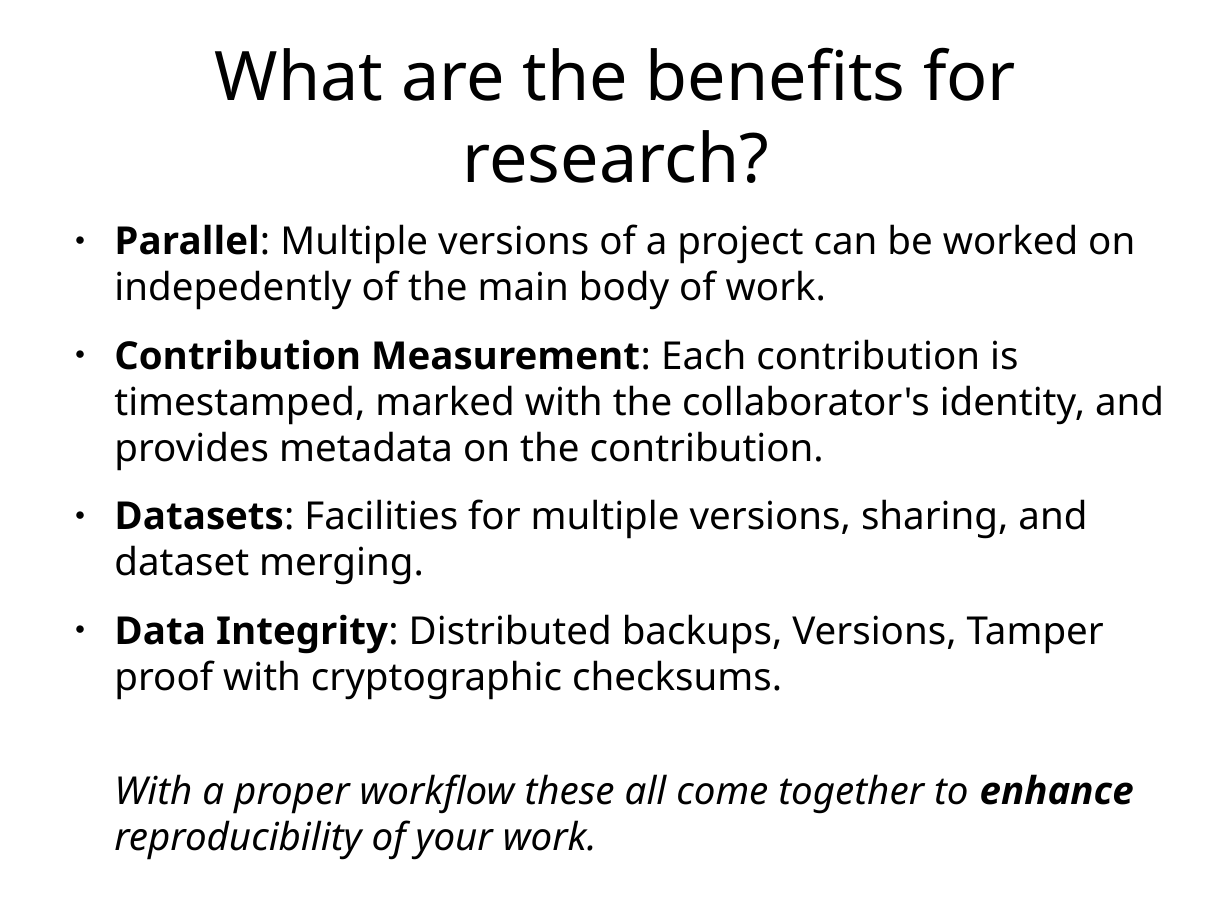
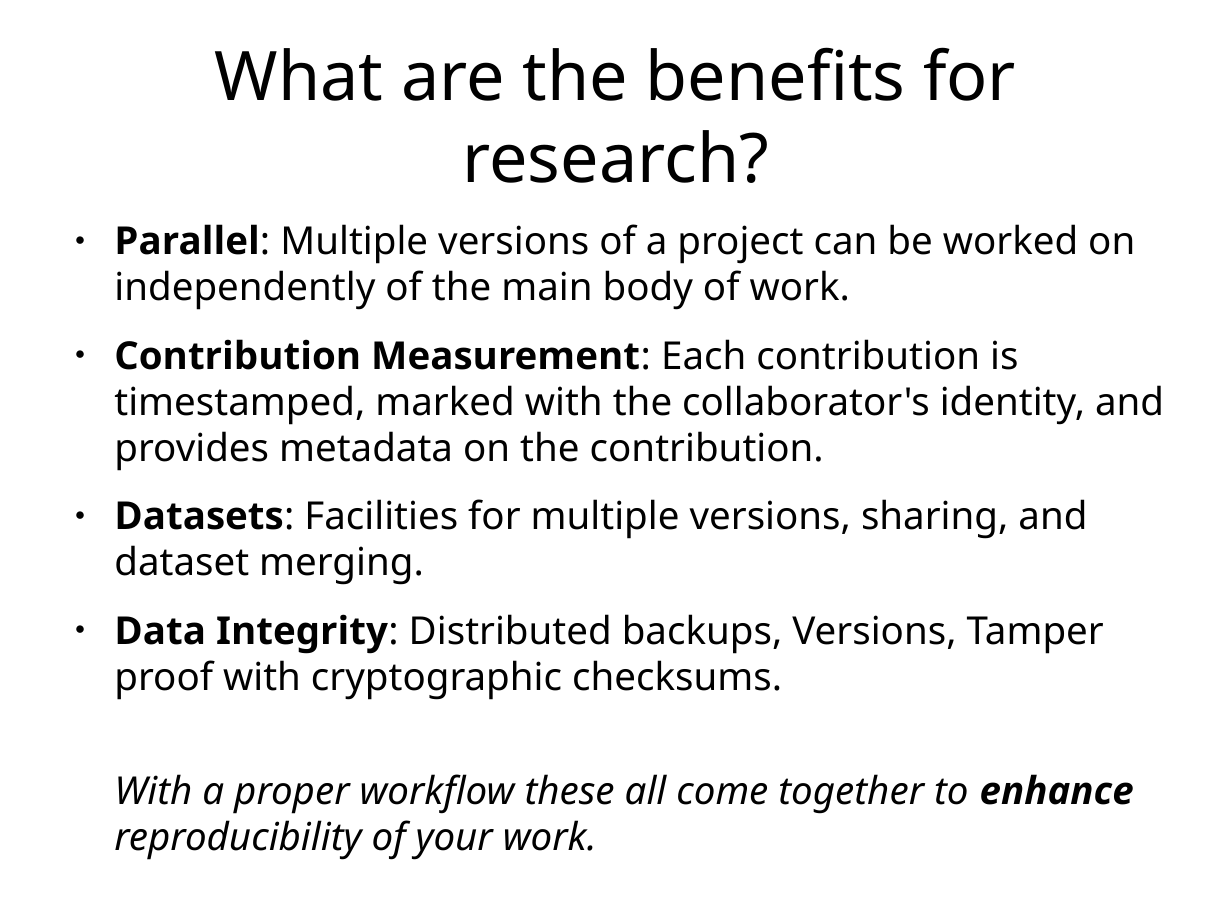
Before and after one commit to ethanwillis/git_presentation, a slide deck: slide 4 of git_presentation_slideshow.odp. Drawn at 1232x924 pixels with LibreOffice and Linux fonts; fonts in the diff are those of the drawing. Boxes give left, top, right and bottom in pixels: in the first picture for what was removed or moved away, otherwise in the second. Text is boxed around its words. In the diff, an @@ line names an element or a change of style, - is before the commit and + after.

```diff
--- a/git_presentation_slideshow.odp
+++ b/git_presentation_slideshow.odp
@@ text at box(114, 224, 1135, 310): text changed @@
-● Parallel: Multiple versions of a project can be worked on indepedently of the main body of work.
+● Parallel: Multiple versions of a project can be worked on independently of the main body of work.
```
Also in this commit, not shown: 3 other slides changed, 1 slide added.
